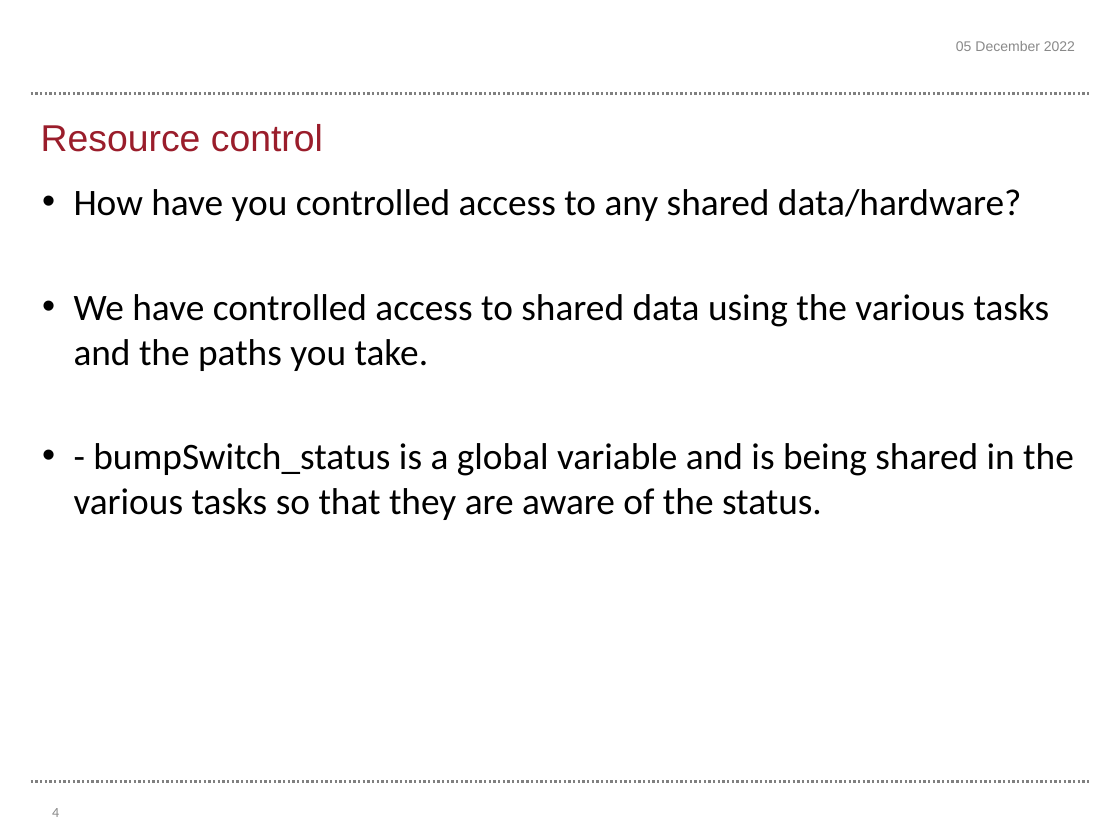
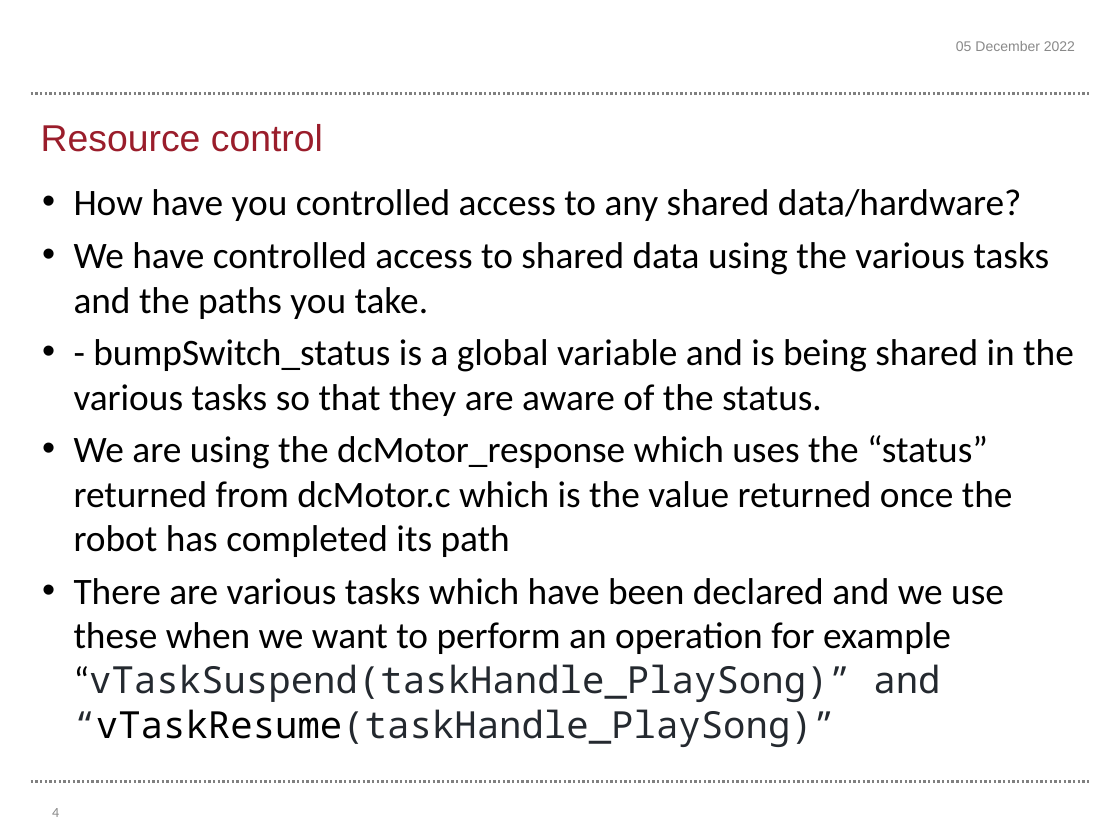
Before and after one commit to ksudra/robot, a slide deck: slide 4 of Template final assessment - Task 2(1) (5).pptx. Drawn at 1120x840 pixels with LibreOffice and Linux fonts; fonts in the diff are those of the drawing; background and template pictures are left out. Boxes give left, top, right and bottom in pixels: in the first picture for what was removed or moved away, otherwise in the second. Text is boxed around its words. In the diff, an @@ line names an element or a change of style, - is before the commit and + after.

```diff
--- a/Template final assessment - Task 2(1) (5).pptx
+++ b/Template final assessment - Task 2(1) (5).pptx
@@ text at <box>74,435,1013,747</box>: paragraphs added @@
+• We are using the dcMotor_response which uses the “status” returned from dcMotor.c which is the value returned once the robot has completed its path
+• There are various tasks which have been declared and we use these when we want to perform an operation for example “vTaskSuspend(taskHandle_PlaySong)” and “vTaskResume(taskHandle_PlaySong)”
```
